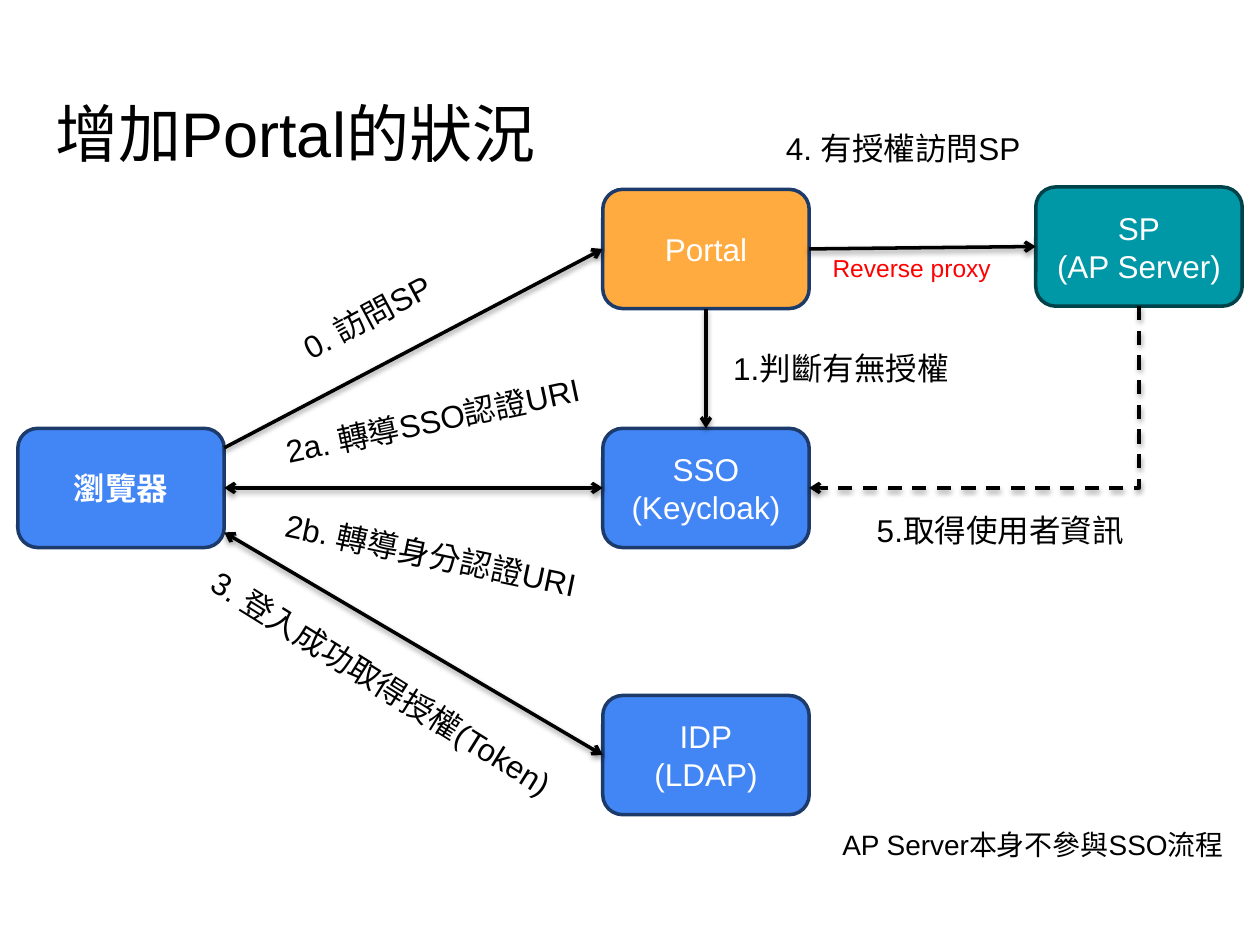
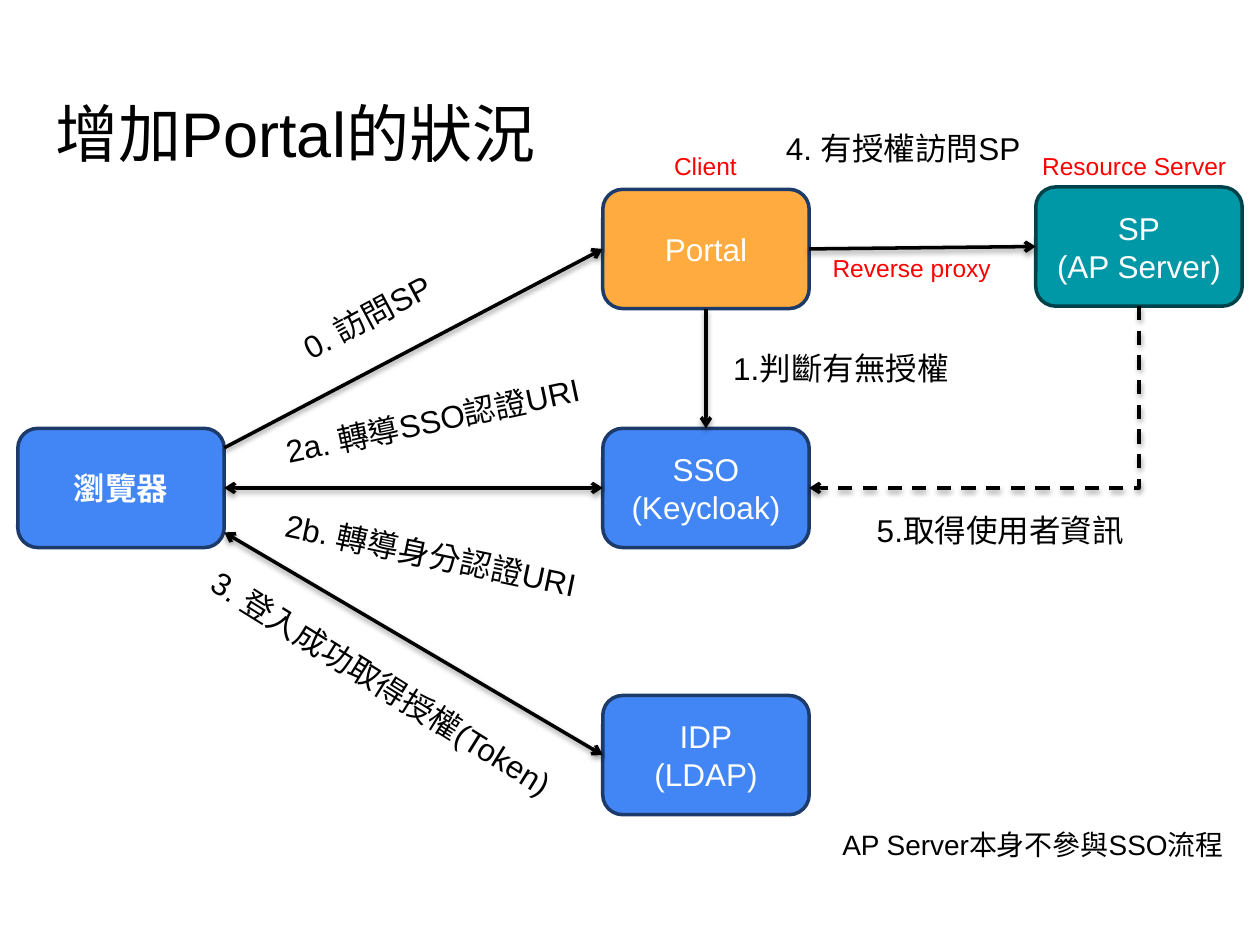
Before and after one commit to Sevenflanks/jcconf-2024-sso-flow-demo, a slide deck: slide 22 of JCC24_slide_Rhys.pptx (slide 21 before the commit). Drawn at 1260x945 pixels with LibreOffice and Linux fonts; fonts in the diff are those of the drawing; background and template pictures are left out. Boxes give left, top, right and bottom in pixels: in the first picture for what was removed or moved away, otherwise in the second. Text is boxed around its words. In the diff, an @@ line names an element or a change of style, - is before the commit and + after.

```diff
--- a/JCC24_slide_Rhys.pptx
+++ b/JCC24_slide_Rhys.pptx
@@ text added at (674, 157, 737, 176), 14 pt, text #FF0000 @@
+Client
@@ text added at (1042, 158, 1226, 176), 14 pt, text #FF0000 @@
+Resource Server
```
Also in this commit, not shown: 8 other slides changed, 3 slides added.
